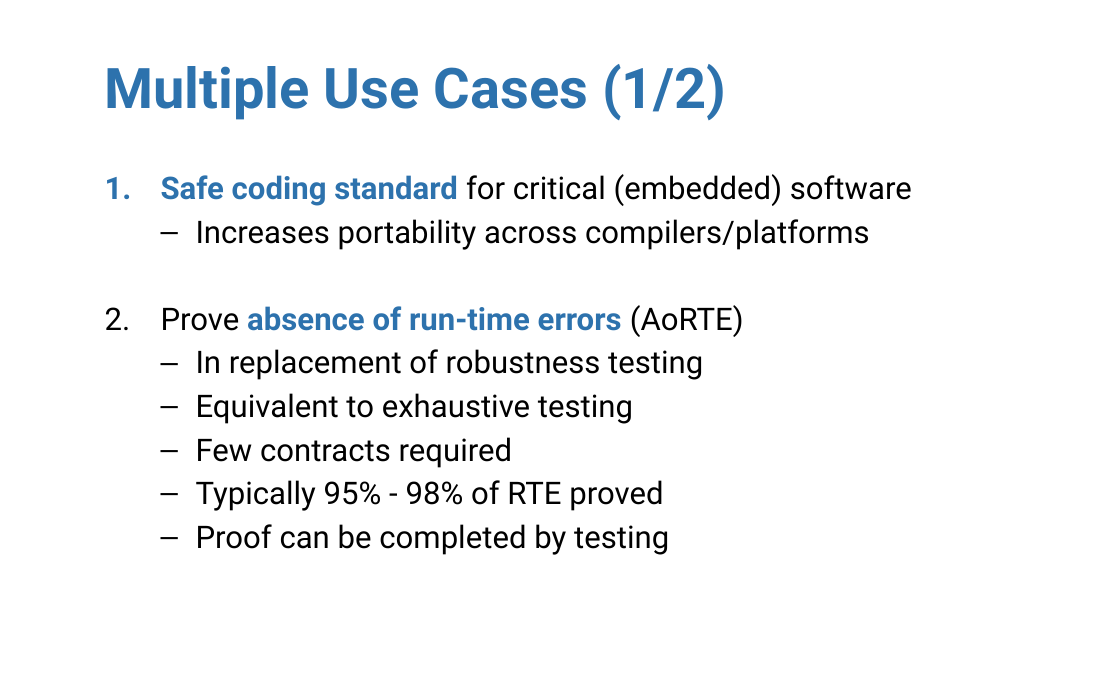
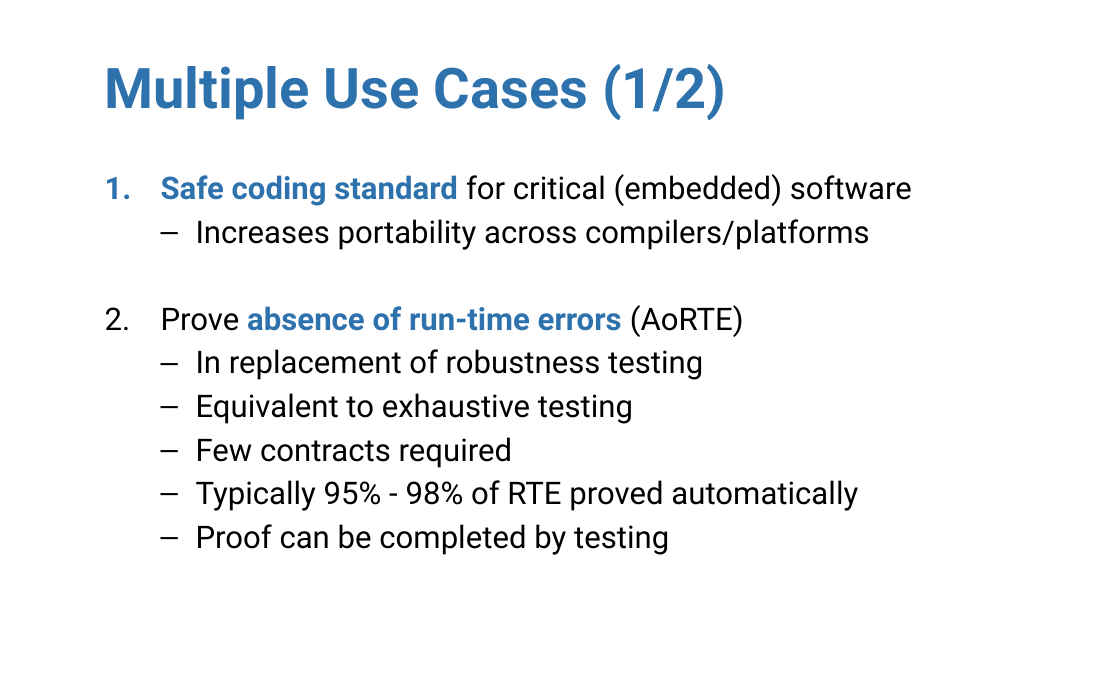
Before and after one commit to AdaCore/spark2014, a slide deck: slide 9 of slides/AdaCore_Tech_Days_2015/AdaCore Tech Days SPARK 2014.pptx. Drawn at 1120x700 pixels with LibreOffice and Linux fonts; fonts in the diff are those of the drawing; background and template pictures are left out. Boxes give left, top, right and bottom in pixels: in the first picture for what was removed or moved away, otherwise in the second. Text is boxed around its words. In the diff, an @@ line names an element or a change of style, - is before the commit and + after.

```diff
--- a/slides/AdaCore_Tech_Days_2015/AdaCore Tech Days SPARK 2014.pptx
+++ b/slides/AdaCore_Tech_Days_2015/AdaCore Tech Days SPARK 2014.pptx
@@ text at [196, 480, 858, 511]: text changed @@
-  – Typically 95% - 98% of RTE proved
+  – Typically 95% - 98% of RTE proved automatically
```
Also in this commit, not shown: 5 other slides changed.
